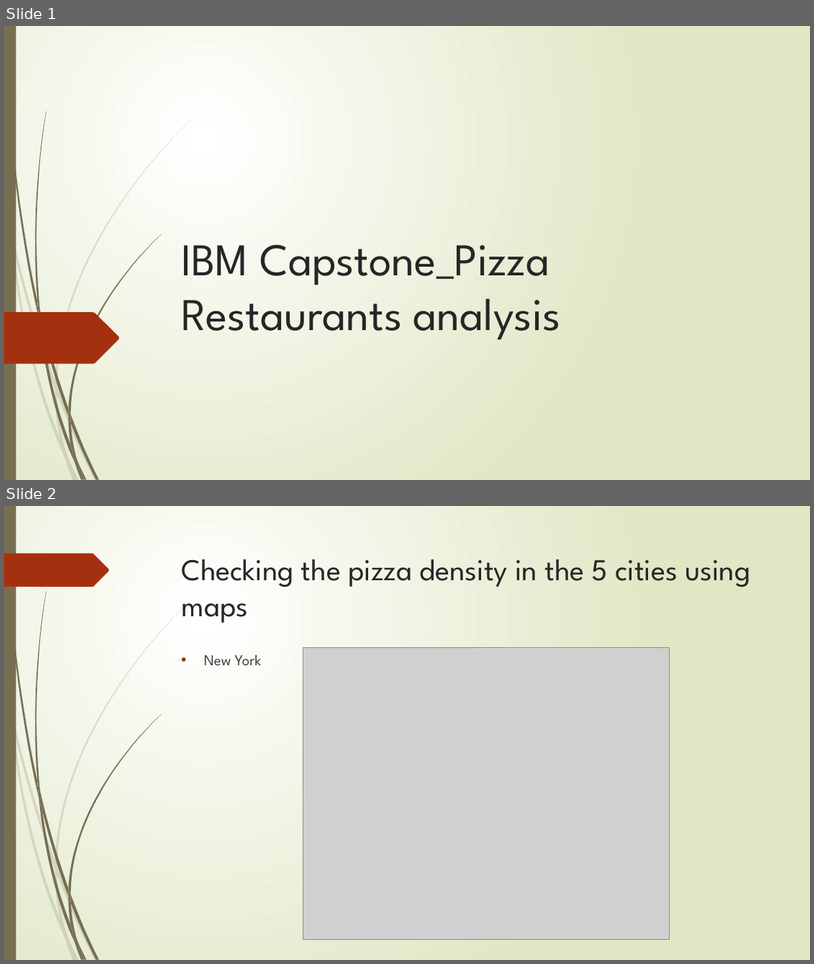
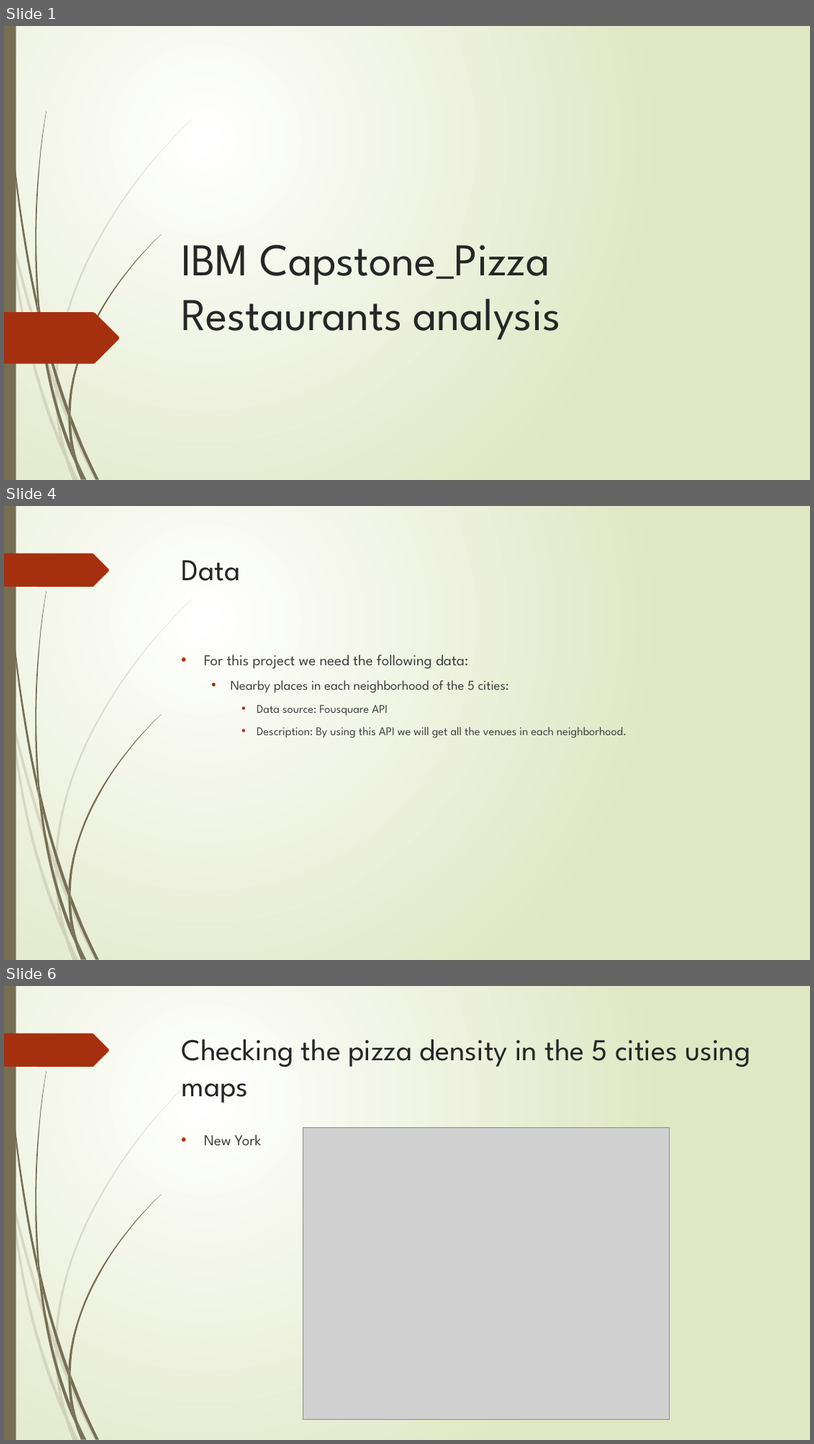
Before and after one commit to Zimi1214/Coursera_Capstone, a slide deck: IBM Capstone_Pizza Restaurants analysis.pptx. Shown one above the other, each under a label of ours: slides 1 and 2 before the commit, slides 1, 4 and 6 after it; the slides between them are not shown. The pictures are 814x964 and 814x1444 pixels, drawn with LibreOffice and Linux fonts; fonts in the diff are those of the drawing; grey boxes stand for pictures. Boxes give left, top, right and bottom in pixels: in the first picture for what was removed or moved away, otherwise in the second. Text is boxed around its words. In the diff, an @@ line names an element or a change of style, - is before the commit and + after.

```diff
--- a/IBM Capstone_Pizza Restaurants analysis.pptx
+++ b/IBM Capstone_Pizza Restaurants analysis.pptx
@@ slide 4 added at box(4, 506, 810, 960), background gradient #FFFFFF to #DFE8C4; not listed: 24 template elements that a slide beside it also shows @@
@@ title added at box(182, 560, 241, 581), 36 pt, text #262626 @@
+Data
@@ text added at box(204, 654, 627, 738), 14 pt, text #404040 @@
+• For this project we need the following data:
+  • Nearby places in each neighborhood of the 5 cities:
+    • Data source: Fousquare API
+    • Description: By using this API we will get all the venues in each neighborhood.
@@ what was slide 2 is now slide 6 @@
```
Also in this commit, not shown: 3 other slides added.
